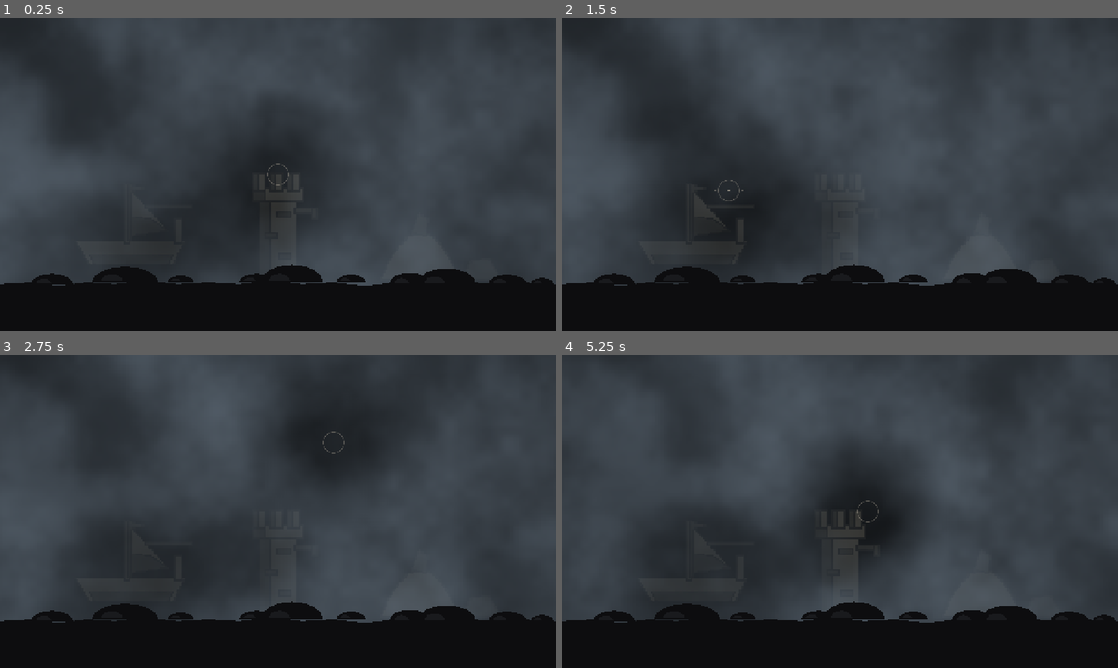
Above: before the commit, frames 1-4 (two rows, left to right).
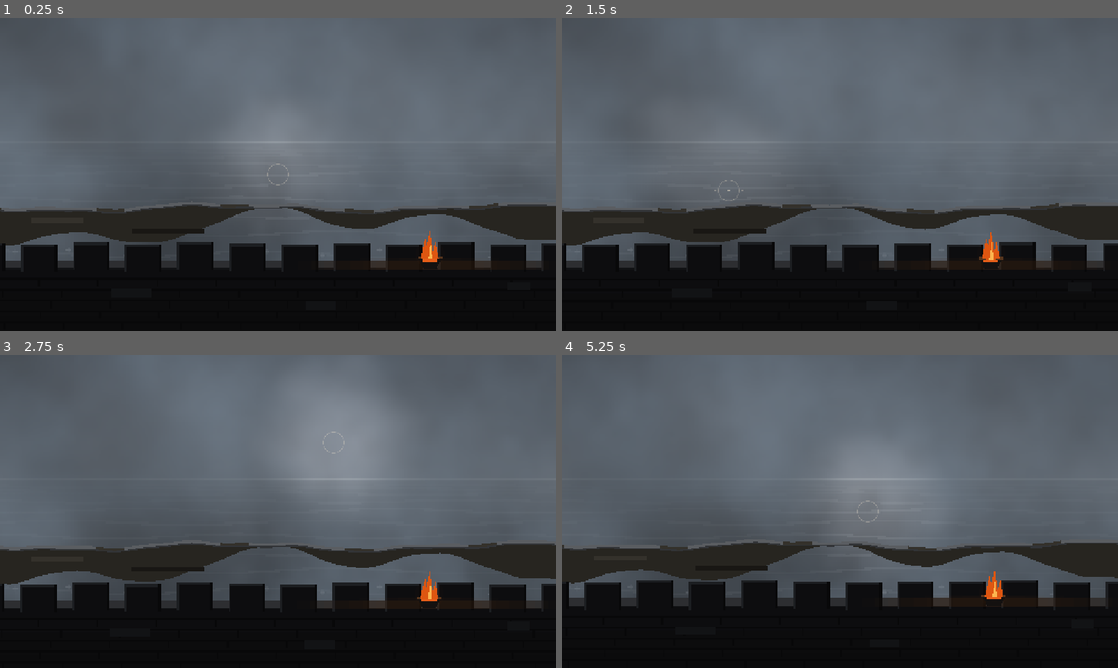
Above: after the commit, the same moments.

Repository: Dragonzhi/2026-watchout
Game: Godot game, scene res://main.tscn
Same seed, same stepped clock (60 frames per second), same inputs: the game is played once before the commit and once after it.
Inputs (mouse positions are in pixels of both pictures, inside the frame that each line leads up to):
- Up to frame 1 (0.25 s): no input
- Up to frame 2 (1.5 s): move the mouse to (962, 158) at 0.52 s; move the mouse to (728, 190) at 1.27 s
- Up to frame 3 (2.75 s): move the mouse to (333, 442) at 2.02 s
- Up to frame 4 (5.25 s): move the mouse to (812, 574) at 2.77 s; move the mouse to (1006, 558) at 3.52 s; move the mouse to (673, 464) at 4.27 s; move the mouse to (867, 511) at 5.02 s

The runs differ from the first frame. In frame 1, 77% of the frame differs, in the area x 0-100%, y 0-86%; in frame 2, 76%; in frame 3, 75%; in frame 4, 77%.

Commit message:
构图改成站在墩台上：海／石滩／女墙三层带视差，墙顶火盆是唯一暖色

Diff:
--- a/Godot/main.tscn
+++ b/Godot/main.tscn
@@ -7,6 +7,7 @@
 [ext_resource type="Script" path="res://scripts/gaze_marker.gd" id="5_gaze"]
 [ext_resource type="Shader" path="res://scripts/decode.gdshader" id="6_decode"]
 [ext_resource type="Script" path="res://scripts/foreground.gd" id="7_fg"]
+[ext_resource type="Script" path="res://scripts/midground.gd" id="8_mid"]
 
 [sub_resource type="ShaderMaterial" id="Mat_fog"]
 shader = ExtResource("2_fog")
@@ -87,6 +88,9 @@
 [node name="NearLayer" type="CanvasLayer" parent="."]
 layer = 2
 
+[node name="Midground" type="Node2D" parent="NearLayer"]
+script = ExtResource("8_mid")
+
 [node name="Foreground" type="Node2D" parent="NearLayer"]
 script = ExtResource("7_fg")
 
--- a/Godot/scripts/accum_controller.gd
+++ b/Godot/scripts/accum_controller.gd
@@ -10,8 +10,50 @@
 ## 结构：SceneView（雾＋目标）→ AccumA／AccumB 交替累积 → Display 解码并叠底雾。
 ## 硬约束：一个 SubViewport 只读另一个的上一帧、写自己；写完交换角色，绝不读自己。
 
-const AUTO_GAZE := Vector2(0.503, 0.61)   # 墩台
-const AWAY_GAZE := Vector2(0.16, 0.32)    # 空处，用来验「移开视线就重新糊上」
+# 自查用的三个注视位置：海面、女墙、火盆。
+const GAZE_SEA := Vector2(0.520, 0.520)   # 海面正中，离地平线远一点
+const GAZE_WALL := Vector2(0.335, 0.880)  # 墙身
+const GAZE_FIRE := Vector2(0.773, 0.800)  # 火盆
+
+@export_group("构图")
+
+## 女墙（含垛口）占画面高度的比例。
+##
+## 越大，人越贴着墙：0.20 是趴在垛口上往外看，0.40 是墙到胸口、石滩被吃掉半条。
+## 三层的高度全部由它和 Mid Ratio 推出来，改一个，另外两层跟着让位。
+@export_range(0.20, 0.40, 0.005) var fore_ratio: float = 0.28:
+	set(value):
+		fore_ratio = clampf(value, 0.20, 0.40)
+		_layout()
+
+## 石滩过渡带的高度比例。它坐在海与女墙之间，越薄越像远景、越厚越像脚边。
+@export_range(0.06, 0.20, 0.005) var mid_ratio: float = 0.12:
+	set(value):
+		mid_ratio = clampf(value, 0.06, 0.20)
+		_layout()
+
+## 注视点带动整体位移的最大幅度，单位是 320×180 空间里的像素。
+##
+## 幅度只能是「小」：位移一大，累积就把整屏抹成拖影，看起来像回到雪花那天。
+@export_range(0.0, 14.0, 0.1) var drift_amount: float = 6.5:
+	set(value):
+		drift_amount = clampf(value, 0.0, 14.0)
+
+## 位移跟住注视点的速度。越小越黏越慢；1.4 大约两秒才走完大半。
+##
+## 慢是硬要求，不是手感偏好：快移的层会被累积糊成拖影。
+@export_range(0.2, 6.0, 0.05) var drift_speed: float = 1.4:
+	set(value):
+		drift_speed = clampf(value, 0.2, 6.0)
+
+## 女墙的视差系数。人就贴在它后面，视线一动它动得最多。
+@export_range(0.0, 1.5, 0.01) var parallax_near: float = 1.0
+
+## 石滩的视差系数。夹在墙与海中间，动一半。
+@export_range(0.0, 1.5, 0.01) var parallax_mid: float = 0.55
+
+## 海面的视差系数。它最远，几乎不动——它一动，整屏就跟着晃。
+@export_range(0.0, 1.5, 0.01) var parallax_far: float = 0.25
 
 @export_group("累积")
 
@@ -112,8 +154,9 @@
 @onready var _fill_a: ColorRect = $AccumA/Fill
 @onready var _fill_b: ColorRect = $AccumB/Fill
 @onready var _marker: Node2D = $GazeLayer/GazeMarker
-@onready var _shapes: Node2D = $SceneView/Shapes
-@onready var _foreground: Node2D = $NearLayer/Foreground
+@onready var _shapes := $SceneView/Shapes
+@onready var _mid := $NearLayer/Midground
+@onready var _fore := $NearLayer/Foreground
 
 var _mat_fog: ShaderMaterial
 var _mat_a: ShaderMaterial
@@ -125,10 +168,12 @@
 var _tex_b: ViewportTexture
 
 var _gaze := Vector2(0.5, 0.5)
+## 当前整体位移（带阻尼）。三个视差层各取它的一份，方向相反。
+var _drift := Vector2.ZERO
 var _write_a := true
 var _warmup := 2
 var _auto_shot := false
-var _auto_gaze := AUTO_GAZE
+var _auto_gaze := GAZE_SEA
 
 
 func _ready() -> void:
@@ -160,20 +205,22 @@
 	print("[gaze] display rect=", _display.get_rect(), " viewport=", get_viewport_rect().size,
 		" internal=", internal_size)
 
-	_fit_foreground()
-	get_viewport().size_changed.connect(_fit_foreground)
+	_layout()
+	_fit_near_layers()
+	get_viewport().size_changed.connect(_fit_near_layers)
 
 	_auto_shot = "--shot" in OS.get_cmdline_user_args()
 	if _auto_shot:
 		_run_auto_shot()
 
 
-func _process(_delta: float) -> void:
+func _process(delta: float) -> void:
 	if _auto_shot:
 		_gaze = _auto_gaze
 	else:
 		_gaze = _mouse_uv()
 	_marker.aim = _gaze
+	_update_drift(delta)
 	_push_params()
 	_swap_buffers()
 
@@ -252,13 +299,47 @@
 		c.size = s
 	# 形状是按 320×180 画的，换内部分辨率时整体缩放，构图不跑。
 	_shapes.scale = s / Vector2(320.0, 180.0)
-	_fit_foreground()
+	_fit_near_layers()
+	_layout()
 	_push_params()
 
 
-func _fit_foreground() -> void:
-	if _foreground != null:
-		_foreground.scale = get_viewport_rect().size / Vector2(320.0, 180.0)
+func _fit_near_layers() -> void:
+	# 近景两层按 320×180 画，整体缩放到窗口。
+	# 节点位置留在原点：位移在各自的 _draw() 里做，否则会被缩放乘第二遍。
+	var s := get_viewport_rect().size / Vector2(320.0, 180.0)
+	for n in [_mid, _fore]:
+		if n != null:
+			n.scale = s
+
+
+func _layout() -> void:
+	# 三层高度全从两个比例推出来：改一个，另外两层跟着让位。
+	if not is_node_ready():
+		return
+	var h := 180.0
+	var fore_top := h * (1.0 - fore_ratio)
+	if _fore != null:
+		_fore.top_y = fore_top
+	if _mid != null:
+		_mid.top_y = fore_top - h * mid_ratio
+		_mid.height = h * mid_ratio
+		_mid.queue_redraw()
+
+
+func _update_drift(delta: float) -> void:
+	# 注视点推一个很小的整体位移，重阻尼跟过去。
+	# 三层的系数不同，所以视线一动它们就错开——纵深感是从这儿来的，不是画出来的。
+	var target := (_gaze - Vector2(0.5, 0.5)) * 2.0 * drift_amount
+	_drift = _drift.lerp(target, 1.0 - exp(-delta * drift_speed))
+	if _shapes != null:
+		# 海在累积里：位移取整。亚像素的西微挪动会被累积抹成整片拖影。
+		_shapes.drift = Vector2(
+			round(-_drift.x * parallax_far), round(-_drift.y * parallax_far))
+	if _mid != null:
+		_mid.drift = -_drift * parallax_mid
+	if _fore != null:
+		_fore.drift = -_drift * parallax_near
 
 
 func _input(event: InputEvent) -> void:
@@ -287,11 +368,16 @@
 func _run_auto_shot() -> void:
 	# 自查用，走和 F12 完全同一条路径：
 	# 1 盯着墩台五秒 → 2 把视线移到空处 → 3 同一块再等两秒。
-	await get_tree().create_timer(5.0).timeout
-	await capture_screenshot("1_inside")
-	_auto_gaze = AWAY_GAZE
-	await get_tree().create_timer(0.4).timeout
-	await capture_screenshot("2_moved")
-	await get_tree().create_timer(2.0).timeout
-	await capture_screenshot("3_moved_2s")
+	await get_tree().create_timer(4.0).timeout
+	await capture_screenshot("1_gaze_sea")
+	_auto_gaze = GAZE_WALL
+	await get_tree().create_timer(3.5).timeout
+	await capture_screenshot("2_gaze_wall")
+	_auto_gaze = GAZE_FIRE
+	await get_tree().create_timer(3.0).timeout
+	await capture_screenshot("3_gaze_fire")
+	fore_ratio = 0.40
+	_auto_gaze = GAZE_WALL
+	await get_tree().create_timer(3.0).timeout
+	await capture_screenshot("4_wall_040")
 	get_tree().quit()
--- a/Godot/scripts/foreground.gd
+++ b/Godot/scripts/foreground.gd
@@ -1,63 +1,181 @@
 extends Node2D
 
-## 近景剪影。挂在根上的 NearLayer 里（Display 之上、注视点之下）——
-## 它在你眼前，所以不该被雾吃，也不进累积。
+## 前景：女墙与垛口，墙顶还有那盆火。
 ##
-## 作用：压掉三个目标的下座，让轮廓不完整。
-## 形态是一段低伏的石台 + 几块圆石：石台顶面几乎是平的，圆石是半椭圆，
-## 这样读起来是「岸」，不是「山脉」。坐标按 320×180 画，控制器按窗口缩放。
+## 挂在 NearLayer（Display 之上、注视点之下）。人在墙后，所以它不被雾吃、
+## 不进累积——它是「现在」，是整幅画唯一清楚的一层。
+##
+## 垛口之间是挖空的：那几道缺口什么也不画，露出后面的近水与碎光。
+## 缺口一旦填死，前景就是一整条死黑，人也就退回画面外面去了。
+##
+## 垛口要宽、缝要窄。缝比垛口还宽的时候，这一排就读成栏杆，不是墙——
+## 早先 15/19 的比例就是这么废掉的，现在是 21/9。
+##
+## 坐标按 320×180 画；控制器给 top_y，并按视差系数推 drift（墙是 1.0，动得最多）。
 
-const NEAR := Color(0.050, 0.053, 0.060)
-const NEAR_HI := Color(0.098, 0.104, 0.115)
+const W := 320.0
+const H := 180.0
+const BLEED := 18.0
 
-# 石台：几乎平的一条线，只有 1–2 px 的起伏
-const LEDGE := [
-	Vector2(0, 153), Vector2(18, 152), Vector2(34, 154), Vector2(50, 152),
-	Vector2(66, 153), Vector2(84, 151), Vector2(102, 153), Vector2(120, 152),
-	Vector2(138, 153), Vector2(156, 151), Vector2(174, 153), Vector2(192, 152),
-	Vector2(210, 154), Vector2(228, 152), Vector2(246, 153), Vector2(264, 151),
-	Vector2(282, 153), Vector2(300, 152), Vector2(320, 153),
-]
+## 一个垛口的宽度与间距。间距 30 在 320 宽上排十一个，缝宽 9。
+const MERLON_W := 21.0
+const MERLON_PITCH := 30.0
+## 垛口高出墙身的高度。控制器给的是垛口顶，墙身顶由它加出来。
+const MERLON_H := 15.0
+## 墙顶受光面的厚度：人眼越过墙时看见的那道面，是「从上往下看」的直接证据。
+const TOP_FACE := 5.0
 
-# 圆石：(中心 x, 底边 y, 宽, 高)。各自挡在一个目标的下座前面。
-const BOULDERS := [
-	[30.0, 153.0, 24.0, 6.0],
-	[72.0, 152.0, 38.0, 9.0],
-	[104.0, 152.0, 15.0, 4.0],
-	[148.0, 152.0, 21.0, 5.0],
-	[168.0, 152.0, 36.0, 10.0],
-	[202.0, 152.0, 17.0, 4.5],
-	[236.0, 153.0, 24.0, 6.5],
-	[257.0, 153.0, 34.0, 9.0],
-	[292.0, 153.0, 22.0, 5.5],
-	[312.0, 153.0, 13.0, 3.5],
-]
+## 垛口顶的风化起伏，循环取用。整排一条水平线太像切出来的。
+const ERRF := [0.0, 0.6, -0.4, 0.4, -0.6, 0.2, 0.7, -0.2, 0.3, -0.5, 0.5]
+
+const STONE := Color(0.050, 0.052, 0.058)
+const STONE_DEEP := Color(0.038, 0.040, 0.045)
+const STONE_LO := Color(0.031, 0.033, 0.038)
+const STONE_MID := Color(0.072, 0.075, 0.082)
+const STONE_HI := Color(0.176, 0.181, 0.192)
+const MERLON_EDGE := Color(0.112, 0.118, 0.130)
+
+const IRON := Color(0.066, 0.063, 0.062)
+const IRON_RIM := Color(0.330, 0.208, 0.116)
+const EMBER := Color(0.900, 0.372, 0.100)
+const FLAME_OUT := Color(0.870, 0.336, 0.066)
+const FLAME_CORE := Color(0.985, 0.726, 0.318)
+const WARM := Color(0.420, 0.224, 0.082)
+
+## 垛口顶在 320×180 里的 y，由控制器按 fore_ratio 算。
+var top_y := 129.6
+
+## 火盆中心的 x。对准两个垛口之间，火苗才是衬着海、不是衬着石头。
+var fire_x := 247.5
+
+## 视差位移；墙系数 1.0，视线一动它动得最多。
+var drift := Vector2.ZERO:
+	set(value):
+		if drift.is_equal_approx(value):
+			return
+		drift = value
+		queue_redraw()
+
+var _t := 0.0
+
+
+func _process(delta: float) -> void:
+	# 火要动，但不是雪花：几条低频正弦叠加，不用逐帧重抽的随机。
+	_t += delta
+	queue_redraw()
 
 
 func _draw() -> void:
-	# 石台先铺满底部
-	for i in LEDGE.size() - 1:
-		var a: Vector2 = LEDGE[i]
-		var b: Vector2 = LEDGE[i + 1]
-		draw_colored_polygon(PackedVector2Array([
-			a, b, Vector2(b.x, 180.0), Vector2(a.x, 180.0),
-		]), NEAR)
-
-	# 圆石：半椭圆，压在同一层里，轮廓连成一片
-	for rock in BOULDERS:
-		var cx: float = rock[0]
-		var by: float = rock[1]
-		var w: float = rock[2]
-		var h: float = rock[3]
-		draw_colored_polygon(_dome(cx, by, w, h), NEAR)
-		# 受光面：同一块石头左上方的一小片，别做成蘑菇帽
-		draw_colored_polygon(_dome(cx - w * 0.20, by - 0.5, w * 0.34, h * 0.45), NEAR_HI)
+	var body_top := top_y + MERLON_H
+	_draw_body(body_top)
+	_draw_top_face(body_top)
+	_draw_merlons(body_top)
+	_draw_spill(body_top)
+	_draw_brazier(body_top)
 
 
-func _dome(cx: float, by: float, w: float, h: float) -> PackedVector2Array:
-	var pts := PackedVector2Array()
-	var segments := 8
-	for i in segments + 1:
-		var angle := PI - PI * float(i) / float(segments)
-		pts.append(Vector2(cx + cos(angle) * w * 0.5, by - sin(angle) * h))
-	return pts
+func _draw_body(body_top: float) -> void:
+	# 墙身分四道压暗：上沿比下沿亮一点，一整片平黑就没有厚度了。
+	var span := H - body_top + BLEED
+	var bands := 4
+	for i in bands:
+		var c := STONE.lerp(STONE_DEEP, float(i) / float(bands - 1))
+		draw_rect(Rect2(-BLEED + drift.x, body_top + span * float(i) / float(bands) + drift.y,
+			W + BLEED * 2.0, span / float(bands) + 0.6), c)
+	# 砌石：横缝每 6px，竖缝逐行错开。对比压到最低，只留一层不齐。
+	var y := body_top + 5.0
+	var row := 0
+	while y < H + BLEED:
+		draw_rect(Rect2(-BLEED + drift.x, y + drift.y, W + BLEED * 2.0, 1.0), STONE_LO)
+		var x := -BLEED + 6.0 + float((row * 13) % 19)
+		while x < W + BLEED:
+			draw_rect(Rect2(x + drift.x, y + drift.y, 1.0, 5.0), STONE_LO)
+			x += 34.0
+		y += 6.2
+		row += 1
+	# 两三块返潮的旧石，免得墙身是一整片均匀的黑
+	draw_rect(Rect2(64.0 + drift.x, body_top + 11.0 + drift.y, 23.0, 5.0), STONE_MID)
+	draw_rect(Rect2(176.0 + drift.x, body_top + 18.0 + drift.y, 17.0, 5.0), STONE_MID)
+	draw_rect(Rect2(292.0 + drift.x, body_top + 7.0 + drift.y, 13.0, 5.0), STONE_MID)
+
+
+func _draw_top_face(body_top: float) -> void:
+	# 墙顶的受光面。光落在一条窄面上，而不是一整块墙突然结束——
+	# 有没有这一道，决定人是站在墙后，还是站在画外面。
+	draw_rect(Rect2(-BLEED + drift.x, body_top - TOP_FACE + drift.y,
+		W + BLEED * 2.0, TOP_FACE), STONE_HI)
+	# 外棱压一道暗，顶面才有厚度，不像贴上去的一条亮边
+	draw_rect(Rect2(-BLEED + drift.x, body_top - 0.9 + drift.y,
+		W + BLEED * 2.0, 1.0), STONE_MID)
+
+
+func _draw_merlons(body_top: float) -> void:
+	var mh := body_top - top_y + 1.0
+	var x := -BLEED
+	var idx := 0
+	while x < W + BLEED:
+		var px := x + drift.x
+		# 每个垛口顶差半像素上下的风化，整排等高会读成切出来的
+		var py: float = top_y + drift.y + float(ERRF[idx % ERRF.size()])
+		idx += 1
+		draw_rect(Rect2(px, py, MERLON_W, mh), STONE)
+		# 顶边与左边受光，右侧内面压暗：一个垛口才有两个方向
+		draw_rect(Rect2(px, py, MERLON_W, 1.4), MERLON_EDGE)
+		draw_rect(Rect2(px, py, 1.2, mh), MERLON_EDGE)
+		draw_rect(Rect2(px + MERLON_W - 1.4, py, 1.4, mh), STONE_LO)
+		x += MERLON_PITCH
+
+
+func _draw_spill(body_top: float) -> void:
+	# 火光落在墙顶：越靠近盆越暖。这是全画唯一的暖色外溢，
+	# 也是「火是真在烧」的证据——只画火苗的话，它像贴纸。
+	for i in 8:
+		var w := 152.0 - float(i) * 15.0
+		draw_rect(Rect2(fire_x - w * 0.5 + drift.x, body_top - TOP_FACE + drift.y,
+			w, TOP_FACE), Color(WARM.r, WARM.g, WARM.b, 0.030))
+	for i in 3:
+		var w2 := 80.0 - float(i) * 22.0
+		draw_rect(Rect2(fire_x - w2 * 0.5 + drift.x, body_top - TOP_FACE - 1.6 + drift.y,
+			w2, 1.6), Color(WARM.r, WARM.g, WARM.b, 0.028))
+
+
+func _draw_brazier(body_top: float) -> void:
+	# 三档低频叠出来的火势，0.6–1.0 之间起落；不做逐帧随机。
+	var fl := 0.80 + 0.10 * sin(_t * 6.1) + 0.06 * sin(_t * 11.7 + 1.1) \
+		+ 0.04 * sin(_t * 17.3 + 2.4)
+	var cx := fire_x + drift.x
+	var base_y := body_top - 0.6 + drift.y
+	var lip := base_y - 5.4
+
+	# 盆：上宽下窄的浅斗
+	draw_colored_polygon(PackedVector2Array([
+		Vector2(cx - 6.4, lip), Vector2(cx + 6.4, lip),
+		Vector2(cx + 3.8, base_y), Vector2(cx - 3.8, base_y),
+	]), IRON)
+	draw_rect(Rect2(cx - 7.0, lip - 1.2, 14.0, 1.4), IRON_RIM)
+
+	# 火：外焰两簇、主焰一簇、内芯一簇。都是三角形，凸的，不会画不出来。
+	var h := 12.0 + 4.0 * fl
+	_flame(cx - 3.0, lip, 4.6, h * 0.82, FLAME_OUT)
+	_flame(cx + 3.2, lip, 4.0, h * 0.68, FLAME_OUT)
+	_flame(cx - 0.2, lip + 0.4, 5.6, h * 1.12, FLAME_OUT)
+	_flame(cx + 0.3, lip + 0.6, 2.6, h * 0.70, FLAME_CORE)
+
+	# 炭底
+	draw_rect(Rect2(cx - 4.2, lip + 0.2, 8.4, 1.4), EMBER)
+
+	# 外溢的辉光：两圈很淡的暖光。太浓就会把整个垛口压成一块聚光斑。
+	draw_circle(Vector2(cx, lip - 2.6), 5.2,
+		Color(FLAME_OUT.r, FLAME_OUT.g, FLAME_OUT.b, 0.024))
+	draw_circle(Vector2(cx, lip - 2.6), 8.4,
+		Color(FLAME_OUT.r, FLAME_OUT.g, FLAME_OUT.b, 0.016))
+
+
+func _flame(cx: float, base_y: float, w: float, h: float, col: Color) -> void:
+	# 尖往一边偏一点，火才不是一根针。三角形永远凸，安全。
+	var sway := sin(_t * 4.7 + cx * 0.11) * 0.7
+	draw_colored_polygon(PackedVector2Array([
+		Vector2(cx - w * 0.5, base_y),
+		Vector2(cx + sway, base_y - h),
+		Vector2(cx + w * 0.5, base_y),
+	]), col)
--- /dev/null
+++ b/Godot/scripts/midground.gd
@@ -0,0 +1,96 @@
+extends Node2D
+
+## 中景：石滩。压成一条过渡带，坐在海面与女墙之间。
+##
+## 挂在 NearLayer 里、在 Display 之上——它离得近，雾该薄；也因为它在动，
+## 一动就会在累积里拖影，所以干脆不进累积。
+##
+## 它是「陆」，所以压成灰褐、比水暗：水反射天，陆不反射。
+## 早先按中性灰画，结果和海面同值，读起来像海断成了两截。
+## 上沿一道浪线，下沿被女墙压住，不画收边。
+##
+## 坐标按 320×180 画；控制器给 top_y 与 height，并按视差系数推 drift。
+
+const W := 320.0
+const BLEED := 16.0
+
+const FOAM := Color(0.352, 0.364, 0.380)
+const FOAM_LOW := Color(0.198, 0.204, 0.214)
+const SAND := Color(0.152, 0.144, 0.126)
+const SAND_HI := Color(0.204, 0.194, 0.170)
+const SAND_LO := Color(0.100, 0.092, 0.078)
+
+## 过渡带上沿在 320×180 里的 y，由控制器按 mid_ratio 算。
+var top_y := 108.0
+
+## 过渡带高度，同样由控制器算。
+var height := 21.6
+
+## 视差位移；石滩系数 0.55，比海快、比墙慢。
+var drift := Vector2.ZERO:
+	set(value):
+		if drift.is_equal_approx(value):
+			return
+		drift = value
+		queue_redraw()
+
+
+func _draw() -> void:
+	var ox := drift.x
+	var oy := drift.y
+	var n := 64
+	var step := (W + BLEED * 2.0) / float(n)
+
+	# 岸线不是一条整齐的带子：每处有自己的进深，中间留几道内湾。
+	# 整条等高、下沿又正好压在垛口顶上，看起来就像搁板——水看得出从缺口里穿过去，
+	# 岸才不是架在墙上的。
+	for i in n:
+		var x0 := -BLEED + step * float(i)
+		var x1 := x0 + step
+		var y0 := top_y + _edge(x0)
+		var y1 := top_y + _edge(x1)
+		var h0 := height * _depth(x0)
+		var h1 := height * _depth(x1)
+		var a := Vector2(x0 + ox, y0 + oy)
+		var b := Vector2(x1 + ox, y1 + oy)
+		if h0 > 0.6 or h1 > 0.6:
+			draw_colored_polygon(PackedVector2Array([
+				a, b, Vector2(x1 + ox, y1 + h1 + oy), Vector2(x0 + ox, y0 + h0 + oy),
+			]), SAND)
+			if h0 > 3.0 and h1 > 3.0:
+				draw_colored_polygon(PackedVector2Array([
+					a, b, b + Vector2(0.0, 2.4), a + Vector2(0.0, 2.4),
+				]), SAND_HI)
+		# 浪线跟岸走，不跟带子走：内湾处只剩这一道白
+		if (i % 13) >= 3:
+			draw_colored_polygon(PackedVector2Array([
+				a, b, b + Vector2(0.0, 1.6), a + Vector2(0.0, 1.6),
+			]), FOAM)
+		draw_colored_polygon(PackedVector2Array([
+			a + Vector2(0.0, 1.6), b + Vector2(0.0, 1.6),
+			b + Vector2(0.0, 2.4), a + Vector2(0.0, 2.4),
+		]), FOAM_LOW)
+
+	# 露出水面的几块石背。只画在岸够厚的地方——
+	# 不判进深的话，内湾里会浮着几根没有来处的暗条。
+	_patch(18.0, 7.0, 30.0, 2.8, SAND_HI, ox, oy)
+	_patch(131.0, 10.0, 21.0, 2.4, SAND_HI, ox, oy)
+	_patch(243.0, 6.0, 34.0, 2.8, SAND_HI, ox, oy)
+	_patch(76.0, 13.0, 42.0, 2.6, SAND_LO, ox, oy)
+	_patch(196.0, 14.0, 26.0, 2.2, SAND_LO, ox, oy)
+
+
+func _patch(x: float, y: float, w: float, h: float, col: Color, ox: float, oy: float) -> void:
+	# 岸的进深必须真的盖住这块石头，否则它会浮在水上
+	if height * _depth(x + w * 0.5) < y + h + 2.0:
+		return
+	draw_rect(Rect2(x + ox, top_y + y + oy, w, h), col)
+
+
+func _depth(x: float) -> float:
+	# 每处岸的进深：0 是只有一道浪线的内湾，1 是整条带子。
+	return clampf(0.58 + 0.34 * sin(x * 0.021 + 0.7) + 0.26 * sin(x * 0.059 + 2.1), 0.0, 1.0)
+
+
+func _edge(x: float) -> float:
+	return sin(x * 0.037) * 1.6 + sin(x * 0.093 + 1.3) * 0.9 + sin(x * 0.211) * 0.35
--- a/Godot/scripts/shapes.gd
+++ b/Godot/scripts/shapes.gd
@@ -1,103 +1,104 @@
 extends Node2D
 
-## 雾里三个静止目标。它们不动；雾在动。
-## 累积把动的东西平均掉，不动的东西才浮出来——所以「盯久了会显影」。
-## 现在只是占位剪影，后面换成真的船／墩／礁。
+## 远景：天与海。画在 SceneView 里，所以它会被雾吃、也会被累积——
+## 「盯久了才看得清」说的是这一层。近景两层不在这儿，它们在 Display 之上。
 ##
-## 轮廓刻意做碎：桅索、栏杆、砌石、碎礁。同样的低对比下，
-## 边缘越多越难认出「是什么」；再加一圈 1px 的暗边，当距离羽化用。
+## 三件事决定这层像不像海，不是颜色：
+##   渐变按 1px 一行画——大块的色带在 320×180 上会读成扫描线；
+##   涌线的间距越往下越宽（透视），海才有进深，否则是一块灰板；
+##   近水里有碎光，而且必须落在垛口能看见的那一条里（y 130–145），
+##   「海的光」是从那儿透进前景的，不是一团平均亮。
+##
+## 所有坐标按 320×180 画；控制器按内部分辨率缩放本节点，并按视差系数推 drift。
 
-const INK := Color(0.185, 0.170, 0.140)
-const SHADE := Color(0.105, 0.098, 0.082)
-const RIM := Color(0.052, 0.048, 0.042)
-const FAR := 0.88   # 礁石更远一档，整体压暗
+const W := 320.0
+const H := 180.0
+const BLEED := 16.0
+const HORIZON_Y := 72.0
+
+const SKY_HIGH := Color(0.520, 0.548, 0.592)
+const SKY_LOW := Color(0.638, 0.658, 0.690)
+const HORIZON := Color(0.740, 0.756, 0.776)
+const SEA_FAR := Color(0.618, 0.634, 0.660)
+const SEA_NEAR := Color(0.216, 0.228, 0.250)
+const SWELL := Color(0.780, 0.795, 0.815)
+const GLINT := Color(0.600, 0.612, 0.632)
+
+## 碎光：(x, y, 宽度)。y 全落在 131–143，也就是垛口能看见的那一条。
+## 位置写死——它得每帧一样，累积才记得住。
+const GLINTS := [
+	[7.0, 134.0, 3.0], [24.0, 140.0, 4.0], [38.0, 133.0, 3.0],
+	[56.0, 142.0, 5.0], [71.0, 136.0, 3.0], [86.0, 139.0, 4.0],
+	[104.0, 132.0, 3.0], [119.0, 143.0, 4.0], [135.0, 137.0, 5.0],
+	[152.0, 134.0, 3.0], [168.0, 141.0, 4.0], [184.0, 136.0, 3.0],
+	[201.0, 142.0, 5.0], [217.0, 133.0, 3.0], [233.0, 139.0, 4.0],
+	[249.0, 135.0, 3.0], [266.0, 143.0, 4.0], [281.0, 137.0, 5.0],
+	[298.0, 134.0, 3.0], [313.0, 141.0, 4.0],
+]
+
+## 视差位移，单位是 320×180 空间里的像素；由控制器按注视点推。
+## 海是最远的一层，系数 0.25，几乎不动——它一动，整屏就跟着晃。
+var drift := Vector2.ZERO:
+	set(value):
+		if drift.is_equal_approx(value):
+			return
+		drift = value
+		queue_redraw()
 
 
 func _draw() -> void:
-	_draw_boat()
-	_draw_tower()
-	_draw_reef()
+	_draw_sky()
+	_draw_sea()
+	_draw_glints()
 
 
-func _draw_boat() -> void:
-	# 船身：船底被近景压掉，留下的是一条斜的船舷和帆。
-	var hull := PackedVector2Array([
-		Vector2(44, 128), Vector2(106, 128), Vector2(99, 142), Vector2(52, 142),
-	])
-	_poly(hull, INK)
-	_poly(PackedVector2Array([
-		Vector2(52, 136), Vector2(99, 136), Vector2(96, 142), Vector2(55, 142),
-	]), SHADE)
-	# 艉柱
-	_rect(Rect2(101, 116, 3, 13), INK)
-	# 桅与帆
-	_rect(Rect2(72, 96, 2, 33), INK)
-	_poly(PackedVector2Array([
-		Vector2(75, 99), Vector2(75, 125), Vector2(96, 122),
-	]), INK)
-	_poly(PackedVector2Array([
-		Vector2(75, 114), Vector2(75, 125), Vector2(96, 122), Vector2(86, 116),
-	]), SHADE)
-	# 桅索：两根线，把船的形状拉散
-	_rect(Rect2(74, 100, 1, 27), SHADE)
-	_rect(Rect2(84, 108, 26, 1), SHADE)
-	# 桅顶三角旗
-	_poly(PackedVector2Array([
-		Vector2(74, 96), Vector2(84, 98), Vector2(74, 100),
-	]), SHADE)
+func _draw_sky() -> void:
+	for i in int(HORIZON_Y):
+		var t := float(i) / HORIZON_Y
+		draw_rect(Rect2(-BLEED + drift.x, float(i) + drift.y,
+			W + BLEED * 2.0, 1.2), SKY_HIGH.lerp(SKY_LOW, t))
+	# 地平线：一条细亮线，是整幅画的远极
+	draw_rect(Rect2(-BLEED + drift.x, HORIZON_Y - 1.0 + drift.y,
+		W + BLEED * 2.0, 1.5), HORIZON)
 
 
-func _draw_tower() -> void:
-	# 塔身
-	_rect(Rect2(150, 104, 20, 44), INK)
-	_rect(Rect2(150, 104, 5, 44), SHADE)
-	# 平台
-	_rect(Rect2(146, 98, 28, 7), INK)
-	_rect(Rect2(146, 98, 6, 7), SHADE)
-	# 垛口
-	for i in 3:
-		_rect(Rect2(146 + i * 10, 90, 6, 9), INK)
-		_rect(Rect2(146 + i * 10, 90, 2, 9), SHADE)
-	# 砌石错缝：两处缺口，让塔身不是一块砖
-	_rect(Rect2(160, 112, 7, 2), SHADE)
-	_rect(Rect2(153, 124, 6, 2), SHADE)
-	_rect(Rect2(161, 136, 6, 2), SHADE)
-	# 外侧挑出一根瞭望横木
-	_rect(Rect2(170, 110, 12, 2), SHADE)
-	_rect(Rect2(180, 110, 2, 5), SHADE)
+func _draw_sea() -> void:
+	var span := H - HORIZON_Y
+	for i in int(span):
+		var t := float(i) / span
+		draw_rect(Rect2(-BLEED + drift.x, HORIZON_Y + float(i) + drift.y,
+			W + BLEED * 2.0, 1.2), SEA_FAR.lerp(SEA_NEAR, pow(t, 0.72)))
+
+	# 涌线：间隔随距离拉开（透视）。这是「海有进深」唯一的证据，
+	# 三层错开的时候，眼睛就是拿这几条线当标尺的。
+	var y := HORIZON_Y + 3.0
+	var k := 0
+	while y < H:
+		var col := Color(SWELL.r, SWELL.g, SWELL.b, 0.105 + 0.022 * minf(float(k), 4.0))
+		var amp := 0.5 + float(k) * 0.14
+		var prev := Vector2.ZERO
+		var first := true
+		var x := -BLEED
+		while x <= W + BLEED:
+			var yy := y + sin(x * 0.043 + float(k) * 1.9) * amp
+			var p := Vector2(x + drift.x, yy + drift.y)
+			if not first:
+				draw_line(prev, p, col, 1.2)
+			prev = p
+			first = false
+			x += 10.0
+		y += 1.8 + float(k) * 1.24
+		k += 1
 
 
-func _draw_reef() -> void:
-	var reef := Color(INK.r, INK.g, INK.b).darkened(1.0 - FAR)
-	var reef_shade := Color(SHADE.r, SHADE.g, SHADE.b).darkened(1.0 - FAR)
-	# 主礁
-	_poly(PackedVector2Array([
-		Vector2(220, 150), Vector2(226, 137), Vector2(234, 127), Vector2(244, 123),
-		Vector2(252, 129), Vector2(258, 138), Vector2(264, 150),
-	]), reef)
-	# 旁边一块矮的
-	_poly(PackedVector2Array([
-		Vector2(266, 150), Vector2(272, 140), Vector2(281, 139), Vector2(288, 150),
-	]), reef_shade)
-	# 立着的一块尖岩，把轮廓打散
-	_poly(PackedVector2Array([
-		Vector2(238, 123), Vector2(241, 113), Vector2(246, 116), Vector2(245, 125),
-	]), reef_shade)
-
-
-func _poly(pts: PackedVector2Array, fill: Color) -> void:
-	# 先在外圈铺一层更暗的边（羽化），再填主体
-	var center := Vector2.ZERO
-	for p in pts:
-		center += p
-	center /= float(pts.size())
-	var grown := PackedVector2Array()
-	for p in pts:
-		grown.append(p + (p - center).normalized() * 1.2)
-	draw_colored_polygon(grown, RIM)
-	draw_colored_polygon(pts, fill)
-
-
-func _rect(r: Rect2, fill: Color) -> void:
-	draw_rect(Rect2(r.position - Vector2(1.2, 1.2), r.size + Vector2(2.4, 2.4)), RIM)
-	draw_rect(r, fill)
+func _draw_glints() -> void:
+	# 碎光：垛口里那点「亮」从这里来。平均亮度给不出这个——
+	# 有光点，缺口才像透过去的，而不是一块灰面板。
+	for g in GLINTS:
+		var gx := float(g[0]) + drift.x
+		var gy := float(g[1]) + drift.y
+		draw_rect(Rect2(gx, gy, float(g[2]), 1.0), GLINT)
+		draw_rect(Rect2(gx + 1.0, gy - 1.0, maxf(float(g[2]) - 2.0, 1.0), 1.0),
+			Color(GLINT.r, GLINT.g, GLINT.b, 0.5))
+		draw_rect(Rect2(gx + 1.0, gy + 1.0, maxf(float(g[2]) - 2.0, 1.0), 1.0),
+			Color(GLINT.r, GLINT.g, GLINT.b, 0.35))
Not shown: 1 places in Godot/main.tscn that only renumber resources
Not shown, changed: TASKS.md
